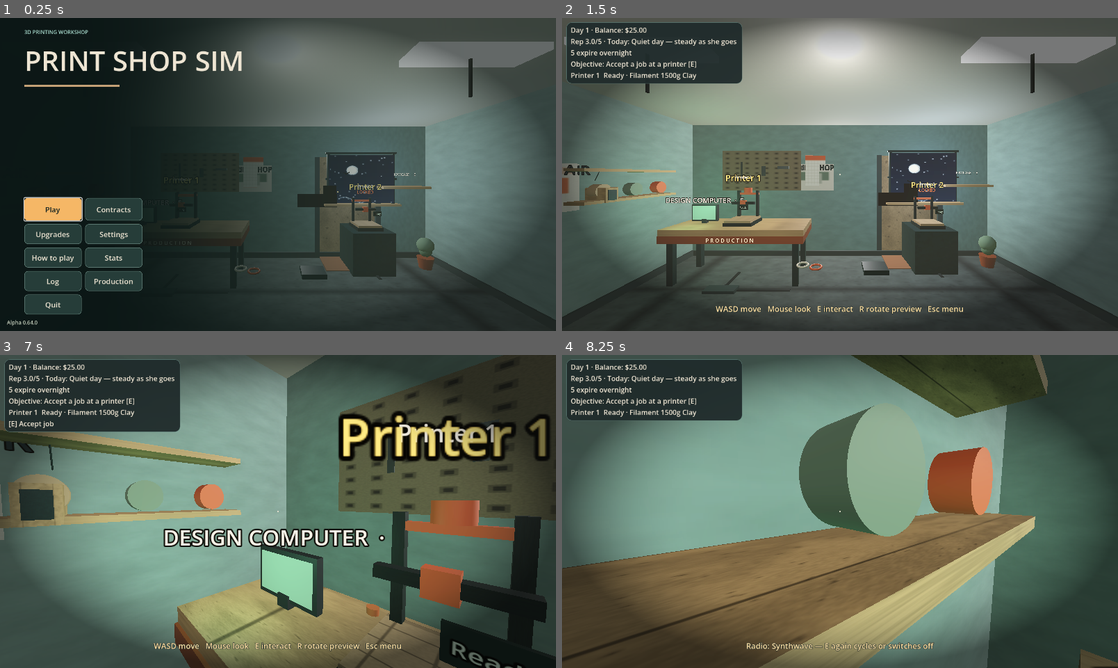
Above: before the commit, frames 1-4 (two rows, left to right).
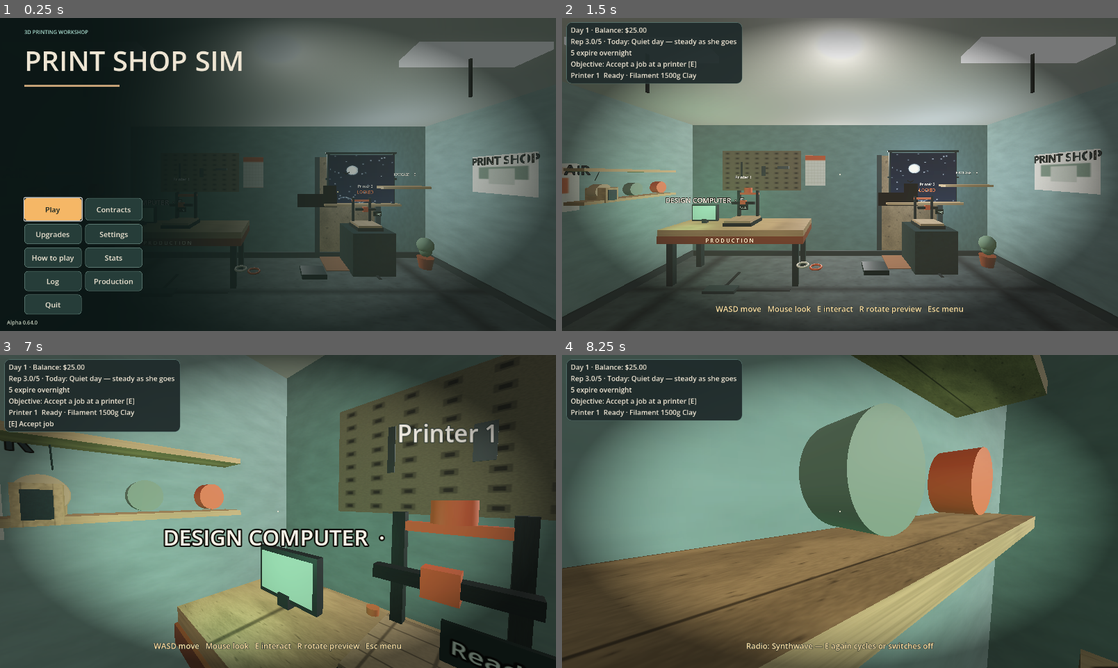
Above: after the commit, the same moments.

Repository: jiracipika/printshop-sim
Game: Godot game, scene res://scenes/Main.tscn
Same seed, same stepped clock (60 frames per second), same inputs: the game is played once before the commit and once after it.
Inputs (mouse positions are in pixels of both pictures, inside the frame that each line leads up to):
- Up to frame 1 (0.25 s): no input
- Up to frame 2 (1.5 s): click "Play" at 0.5 s; tap Enter (ui_accept) at 1.25 s; move the mouse to (962, 158) at 1.27 s; hold D (move_right) from 1.28 s (still down); tap E (interact) at 1.35 s; click (962, 158) at 1.42 s
- Up to frame 3 (7 s): tap Enter (ui_accept) at 1.52, 2, 2.27, 3.5, 3.77, 4.25, 4.52, 5, 5.27, 5.75, 6.77 s; move the mouse to (250, 511) at 2.02 s; release D (move_right) at 2.03 s; hold W (move_forward) 2.03-6.53 s; tap 1 at 2.1 s; move the mouse to (289, 505) at 2.77 s; tap 2 at 2.85 s; move the mouse to (272, 517) at 3.52 s; tap 3 at 3.6 s; click (272, 517) at 3.67 s; move the mouse to (316, 514) at 4.27 s; tap 4 at 4.35 s; move the mouse to (233, 508) at 5.02 s; tap 5 at 5.1 s; move the mouse to (283, 511) at 5.77 s; tap 6 at 5.85 s; click (283, 511) at 5.92 s; move the mouse to (255, 505) at 6.52 s; hold D (move_right) from 6.53 s (still down); tap 7 at 6.6 s
- Up to frame 4 (8.25 s): move the mouse to (867, 511) at 7.27 s; release D (move_right) at 7.28 s; hold W (move_forward) from 7.28 s (still down); tap R at 7.35 s; tap Enter (ui_accept) at 7.52 s; move the mouse to (812, 511) at 8.02 s; tap E (interact) at 8.1 s; click (812, 511) at 8.17 s

The runs differ from the first frame. In frame 1, 1.5% of the frame differs, in the area x 33-98%, y 42-58%; in frame 2, 1.8%; in frame 3, 3.9%, in the area x 60-99%, y 17-34%; in frame 4, nothing differs.

Commit message:
Space the portrait HUD and remove duplicate workshop signage

Diff:
--- a/scripts/Main.gd
+++ b/scripts/Main.gd
@@ -2012,7 +2012,7 @@
 		ShopArt.poster(Color("#EEE5D3"), Color("#DA623A"), [[0.08, 0.08, 0.92, 0.22]]),
 		Vector3(-ROOM_W / 2.0 + 0.11, 1.7, -0.4), Vector3(0, 90, 0), "MAKE / REPAIR")
 	_add_poster(ShopArt.poster(Color("#EEE5D3"), Color("#738771"), [[0.3, 0.35, 0.7, 0.75]]),
-		Vector3(-0.6, 1.8, -ROOM_D / 2.0 + 0.11), Vector3(0, 0, 0), "PRINT SHOP")
+		Vector3(ROOM_W / 2.0 - 0.11, 1.9, -1.3), Vector3(0, -90, 0), "PRINT SHOP")
 
 	# Wall clock (real system time, ticking minute hand).
 	var clock: Node3D = load("res://scripts/Clock.gd").new()
@@ -2656,12 +2656,7 @@
 	root.add_child(visual)
 	_print_visuals.append(visual)
 
-	var label := Label3D.new()
-	label.text = "Printer %d" % (idx + 1)
-	label.position = Vector3(0, 0.85, 0)
-	label.billboard = BaseMaterial3D.BILLBOARD_ENABLED
-	label.modulate = Color(1, 0.85, 0.4)
-	root.add_child(label)
+	root.set_display_name("Printer %d" % (idx + 1))
 	return root
 
 func _build_player() -> void:
@@ -2773,6 +2768,7 @@
 	touch_controls.pause_requested.connect(_on_touch_pause)
 	touch_controls.resume_requested.connect(_on_touch_resume)
 	add_child(touch_controls)
+	_apply_hud_layout()
 
 	# Menus slice: main menu at boot; gameplay prompt suppressed while open.
 	main_menu = MainMenu.new()
@@ -4951,13 +4947,16 @@
 		return
 	var width := _hud.get_viewport().get_visible_rect().size.x
 	var narrow := width < 500.0
+	var portrait_touch := narrow and touch_controls != null and touch_controls.effective_enabled()
+	_prompt.offset_top = -232.0 if portrait_touch else -64.0
+	_prompt.offset_bottom = -180.0 if portrait_touch else -32.0
 	_status.autowrap_mode = TextServer.AUTOWRAP_WORD_SMART if narrow \
 		else TextServer.AUTOWRAP_OFF
 	if narrow:
 		card.set_anchors_preset(Control.PRESET_TOP_WIDE)
 		card.offset_left = 10.0
 		card.offset_right = -10.0
-		card.offset_top = 10.0
+		card.offset_top = 80.0 if portrait_touch else 10.0
 	else:
 		card.set_anchors_preset(Control.PRESET_TOP_LEFT)
 		card.offset_left = 10.0
